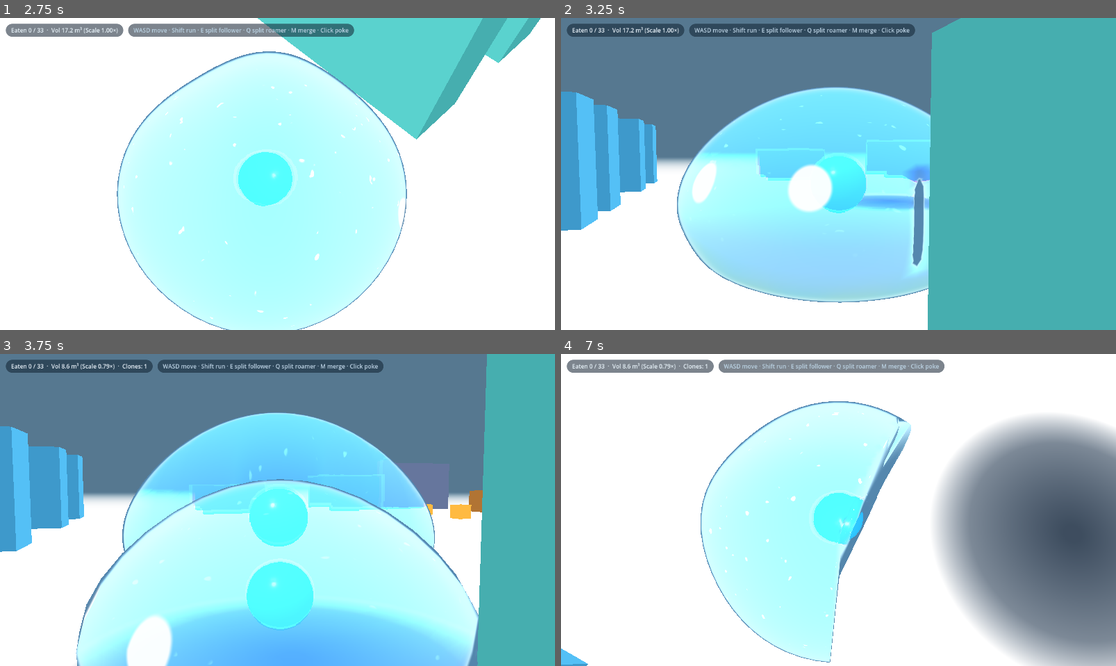
Above: before the commit, frames 1-4 (two rows, left to right).
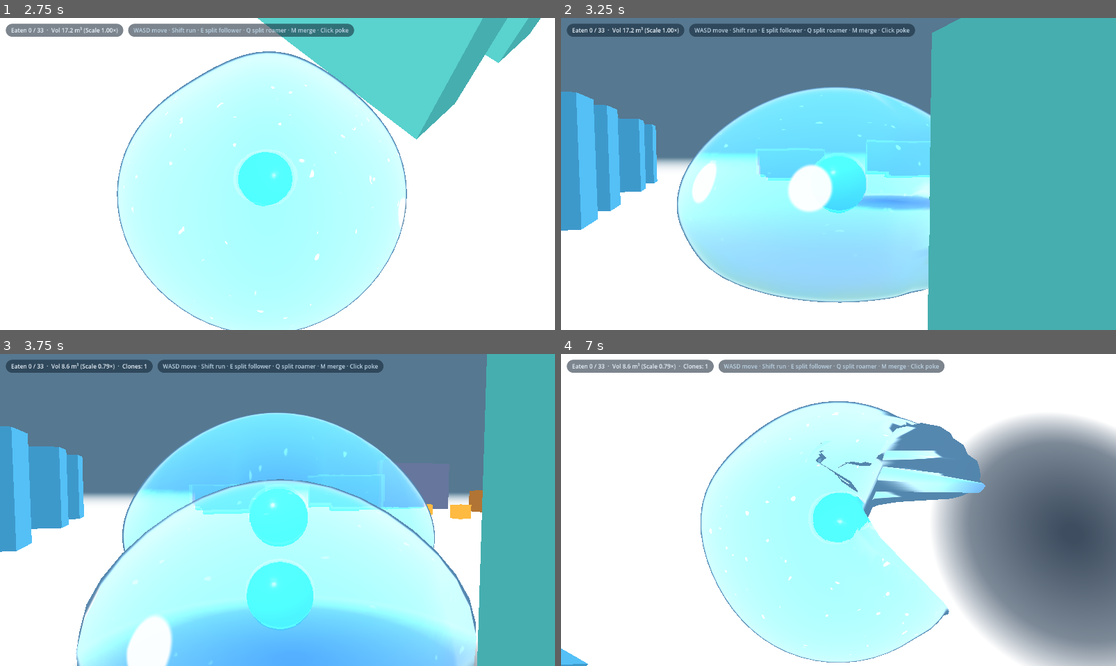
Above: after the commit, the same moments.

Repository: EN-rain/how-to-live-as-a-slime
Game: Godot game, scene res://scenes/main.tscn
Two runs of this game, one before a commit and one after it. Both use one fixed random seed, a clock stepped at 60 frames per second and the inputs below.
Inputs (mouse positions are in pixels of both pictures, inside the frame that each line leads up to):
- Up to frame 1 (2.75 s): tap Enter (ui_accept) at 0.5, 0.77, 1.07 s; move the mouse to (399, 158) at 0.52 s; hold D (move_right) 0.53-1.25 s; hold M (merge_clones) 0.53-1.25 s; click (399, 158) at 0.67 s; drag from (166, 189) to (249, 236) at 1.27 s; move the mouse to (333, 105) at 2.02 s; hold D (move_right) from 2.03 s (still down); hold Shift (run) from 2.03 s (still down)
- Up to frame 2 (3.25 s): release D (move_right) at 2.75 s; release Shift (run) at 2.75 s; drag from (810, 236) to (672, 127) at 2.77 s
- Up to frame 3 (3.75 s): move the mouse to (444, 556) at 3.52 s; hold A (move_left) from 3.53 s (still down); hold Q (split_roam) from 3.53 s (still down)
- Up to frame 4 (7 s): tap Enter (ui_accept) at 3.77, 4.07, 6.77 s; release A (move_left) at 4.25 s; release Q (split_roam) at 4.25 s; drag from (672, 463) to (755, 432) at 4.27 s; move the mouse to (866, 510) at 5.02 s; hold S (move_back) 5.03-5.75 s; hold Mouse wheel down (zoom_out) 5.03-5.75 s; click (866, 510) at 5.17 s; drag from (755, 432) to (727, 525) at 5.77 s; move the mouse to (960, 494) at 6.52 s; press the mouse at (960, 494) at 6.53 s; hold W (move_forward) from 6.53 s (still down)

Frame 1 is identical in both runs. In frame 2, 1.0% of the frame differs, in the area x 54-67%, y 22-90%; in frame 3, 0.3%; in frame 4, 10%, in the area x 44-77%, y 18-99%.

Commit message:
Improve narrow-area body deformation with proportional upper-dome rounding and corner surface tension

Diff:
--- a/shaders/slime.gdshader
+++ b/shaders/slime.gdshader
@@ -251,24 +251,24 @@
 	return vec3(f.y * mag, 0.0, f.z * mag);
 }
 
-// Conforms the slime surface around an obstacle so the body visibly molds/compresses
-// against narrow passage walls, corners, tops of low cubes, and bottoms of low roofs with zero intersection.
+// Conforms the slime surface around an obstacle with:
+// 1. One-sided rounded-box SDF (zero intersection on faces & corners, no wing-flaps)
+// 2. Tangential surface-tension cushion around cube corners
+// 3. Proportional upper-dome rounding (eliminates the 90-degree top cliff / dark crease line)
 vec3 solidDent(vec3 p, vec3 c, float shape, vec3 h, float yaw, float blur, vec3 nOv) {
 	float cy = cos(yaw);
 	float sy = sin(yaw);
 	vec3 dv = p - c;
 	vec3 q = vec3(dv.x * cy - dv.z * sy, dv.y, dv.x * sy + dv.z * cy);
 	vec3 H = h + vec3(SOLID_OFFSET);
-	if (q.y > H.y + 0.20 || q.y < -H.y - 0.20) return vec3(0.0);
-
-	// Slime center in obstacle local coordinates
+	if (q.y > H.y + 0.25 || q.y < -H.y - 0.25) return vec3(0.0);
+
 	vec2 qCenter = vec2(-c.x * cy + c.z * sy, -c.x * sy - c.z * cy);
 	float groundFloorLocal = -uRefRadius * (0.86 - uMelt * 0.22);
 
-	// Overhead roof / tunnel ceiling check: if the obstacle bottom is suspended above the floor
+	// Overhead roof / tunnel ceiling check
 	if (c.y - h.y > groundFloorLocal + 0.35) {
 		if (abs(q.x) < H.x && abs(q.z) < H.z && q.y > -H.y) {
-			// If slime center is under the roof, push straight down to -H.y; if outside, push to nearest face
 			bool centerUnder = abs(qCenter.x) < H.x && abs(qCenter.y) < H.z;
 			if (centerUnder) {
 				return vec3(0.0, (-H.y) - q.y, 0.0);
@@ -276,65 +276,98 @@
 		}
 	}
 
-	float winY = 1.0 - smoothstep(H.y, H.y + 0.16, q.y);
+	float winY = 1.0 - smoothstep(H.y, H.y + 0.18, q.y);
 	if (winY <= 0.001) return vec3(0.0);
 
 	float kind = floor(shape + 0.005);
-	vec2 origXZ = q.xz;
-	vec2 curXZ = q.xz;
-
+	float rr = 0.38;
+	vec2 hs = max(h.xz - vec2(rr), vec2(0.01));
+	float ox = abs(qCenter.x) - h.x;
+	float oz = abs(qCenter.y) - h.z;
+	float sx = qCenter.x >= 0.0 ? 1.0 : -1.0;
+	float sz = qCenter.y >= 0.0 ? 1.0 : -1.0;
+	float faceW = smoothstep(-0.18, 0.18, ox - oz);
+
+	// Evaluate at vertex q.xz
+	float sd = 0.0;
+	vec2 nn = vec2(1.0, 0.0);
 	if (kind < 0.5) {
-		vec2 Hxz = H.xz;
-		vec2 d = curXZ - qCenter;
-		vec2 safeD = sign(d + vec2(1e-7)) * max(abs(d), vec2(1e-5));
-		vec2 t0 = (-Hxz - qCenter) / safeD;
-		vec2 t1 = ( Hxz - qCenter) / safeD;
-		vec2 tMin2 = min(t0, t1);
-		vec2 tMax2 = max(t0, t1);
-		float tEnter = max(tMin2.x, tMin2.y);
-		float tExit = min(tMax2.x, tMax2.y);
-
-		if (tExit > max(tEnter, 0.0) && tEnter < 1.0) {
-			if (tEnter >= 0.0) {
-				curXZ = qCenter + d * tEnter;
-			} else {
-				float sx = qCenter.x >= 0.0 ? 1.0 : -1.0;
-				float sz = qCenter.y >= 0.0 ? 1.0 : -1.0;
-				float dxFace = Hxz.x - sx * curXZ.x;
-				float dzFace = Hxz.y - sz * curXZ.y;
-				if (dxFace < dzFace) {
-					curXZ.x = sx * Hxz.x;
-				} else {
-					curXZ.y = sz * Hxz.y;
-				}
-			}
+		float sxQ = q.x >= 0.0 ? 1.0 : -1.0;
+		float szQ = q.z >= 0.0 ? 1.0 : -1.0;
+
+		float dxX = sx * q.x - hs.x;
+		float dzX = abs(q.z) - hs.y;
+		vec2 dOutX = vec2(max(dxX, 0.0), max(dzX, 0.0));
+		float odX = length(dOutX);
+		float sdX = (odX > 0.0 ? odX : dxX) - rr;
+		vec2 nnX = odX > 1e-5 ? vec2(sx * dOutX.x / odX, szQ * dOutX.y / odX) : vec2(sx, 0.0);
+
+		float dxZ = abs(q.x) - hs.x;
+		float dzZ = sz * q.z - hs.y;
+		vec2 dOutZ = vec2(max(dxZ, 0.0), max(dzZ, 0.0));
+		float odZ = length(dOutZ);
+		float sdZ = (odZ > 0.0 ? odZ : dzZ) - rr;
+		vec2 nnZ = odZ > 1e-5 ? vec2(sxQ * dOutZ.x / odZ, sz * dOutZ.y / odZ) : vec2(0.0, sz);
+
+		sd = mix(sdZ, sdX, faceW);
+		nn = normalize(mix(nnZ, nnX, faceW) + vec2(1e-6, 0.0));
+	} else {
+		float R = h.x;
+		if (kind > 1.5) R *= clamp(1.0 - (q.y + h.y) / max(2.0 * h.y, 1e-4), 0.06, 1.0);
+		vec2 nDir = normalize(qCenter + vec2(1e-5, 0.0));
+		vec2 uDir = vec2(-nDir.y, nDir.x);
+		float along = dot(q.xz, nDir);
+		float lat = dot(q.xz, uDir);
+		float dAlong = along - R;
+		float dLat = abs(lat) - R;
+		if (dAlong <= 0.0 && abs(lat) <= R) {
+			sd = along - sqrt(max(0.0, R * R - lat * lat));
+			nn = nDir;
+		} else {
+			float rhoC = length(q.xz);
+			sd = rhoC - R;
+			nn = rhoC > 1e-5 ? (q.xz / rhoC) : nDir;
 		}
-	} else {
-		float R = h.x + SOLID_OFFSET;
-		if (kind > 1.5) R *= clamp(1.0 - (q.y + h.y) / max(2.0 * h.y, 1e-4), 0.06, 1.0);
-		vec2 d = curXZ - qCenter;
-		float a = dot(d, d);
-		float b = dot(qCenter, d);
-		float ceq = dot(qCenter, qCenter) - R * R;
-		float disc = b * b - a * ceq;
-		if (disc > 0.0 && a > 1e-8) {
-			float sqD = sqrt(disc);
-			float tEnter = (-b - sqD) / a;
-			float tExit = (-b + sqD) / a;
-			if (tExit > max(tEnter, 0.0) && tEnter < 1.0) {
-				if (tEnter >= 0.0) {
-					curXZ = qCenter + d * tEnter;
-				} else {
-					float rLen = max(length(curXZ), 1e-4);
-					curXZ = (curXZ / rLen) * R;
-				}
-			}
-		}
-	}
-
-	vec2 pushXZ = (curXZ - origXZ) * winY;
+	}
+
+	// 1. Exact non-penetration push + smooth tangential surface-tension curve around corners
+	float hardPen = max(SOLID_OFFSET - sd, 0.0);
+	float tensionSpan = 0.55;
+	float tSoft = clamp(1.0 - max(sd - SOLID_OFFSET, 0.0) / tensionSpan, 0.0, 1.0);
+	float tensionPull = (sd > SOLID_OFFSET) ? (tSoft * tSoft * (3.0 - 2.0 * tSoft) * 0.14) : 0.0;
+
+	// 2. Proportional upper-dome rounding: sample the equator rim along this vertex's meridian
+	// so the upper dome curves smoothly inward instead of forming a 90-degree vertical cliff.
+	float rVert = length(p.xz);
+	float maxBellyR = uRefRadius * 1.24;
+	float rho = clamp(rVert / maxBellyR, 0.0, 1.0);
+	float domePull = 0.0;
+	if (rVert > 1e-4 && rho < 0.98) {
+		vec2 pRim = (p.xz / rVert) * maxBellyR - c.xz;
+		vec2 qRim = vec2(pRim.x * cy - pRim.y * sy, pRim.x * sy + pRim.y * cy);
+		float dxRX = sx * qRim.x - hs.x;
+		float dzRX = abs(qRim.y) - hs.y;
+		float odRX = length(vec2(max(dxRX, 0.0), max(dzRX, 0.0)));
+		float sdRX = (odRX > 0.0 ? odRX : dxRX) - rr;
+
+		float dxRZ = abs(qRim.x) - hs.x;
+		float dzRZ = sz * qRim.y - hs.y;
+		float odRZ = length(vec2(max(dxRZ, 0.0), max(dzRZ, 0.0)));
+		float sdRZ = (odRZ > 0.0 ? odRZ : dzRZ) - rr;
+
+		float sdRim = mix(sdRZ, sdRX, faceW);
+		float rimPen = max(SOLID_OFFSET - sdRim, 0.0);
+		float domeProfile = sin(rho * 3.14159265) * (1.0 - rho * 0.35);
+		domePull = max(0.0, rimPen - hardPen) * domeProfile * 0.68;
+	}
+
+	float totalPush = (hardPen + tensionPull + domePull) * winY;
+	vec2 pushXZ = nn * totalPush;
+
+	// Gentle volume-conserving upward dome lift when sides are squeezed
+	float domeLift = min(totalPush, 0.9) * 0.16 * (1.0 - rho * 0.65) * smoothstep(-0.8, 0.4, p.y);
 	vec2 worldPushXZ = vec2(pushXZ.x * cy + pushXZ.y * sy, -pushXZ.x * sy + pushXZ.y * cy);
-	return vec3(worldPushXZ.x, 0.0, worldPushXZ.y);
+	return vec3(worldPushXZ.x, domeLift, worldPushXZ.y);
 }
 
 float smin_neck(float a, float b, float k) {
@@ -484,14 +517,12 @@
 		}
 	}
 
-	// Final authoritative obstacle conforming across up to 8 nearby objects (2 passes resolve multi-cube corners).
-	for (int pass = 0; pass < 2; pass++) {
-		for (int i = 0; i < 8; i++) {
-			float solidAmt = uSolidParam[i].y;
-			if (solidAmt > 0.001) {
-				vec3 dent = solidDent(p, uSolidPos[i], uSolidParam[i].x, uSolidHalf[i], uSolidParam[i].z, 0.22, uSolidDir[i]);
-				p += dent * solidAmt;
-			}
+	// Final authoritative obstacle conforming across up to 8 nearby objects.
+	for (int i = 0; i < 8; i++) {
+		float solidAmt = uSolidParam[i].y;
+		if (solidAmt > 0.001) {
+			vec3 dent = solidDent(p, uSolidPos[i], uSolidParam[i].x, uSolidHalf[i], uSolidParam[i].z, 0.22, uSolidDir[i]);
+			p += dent * solidAmt;
 		}
 	}
 	p.y = max(p.y, groundFloor);
